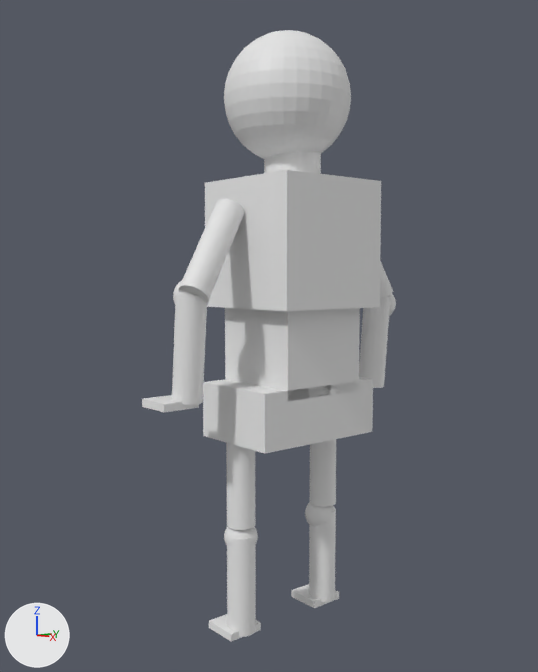
The Blender file Between The Lines/Assets/placeholderCharacter.blend: old version first, new version second.
One viewpoint serves both versions: a camera (50 mm lens) standing at (9.01, -8.12, 5.52) and looking at (-0.23, -0.29, 4.5). Lighting does not change. The marker at lower left points along +X, +Y and +Z.
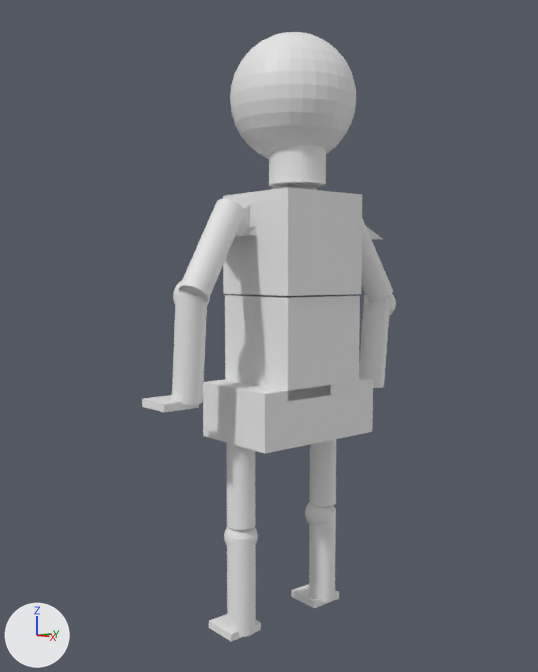
The change, as a list of edits to the scene's bpy script:
```text
Add me_cone:
    me_cone.from_pydata(...)  # 33 vertices, 33 faces; spans x -1.09..0.81, y -1.67..1.52, z -1.01..0.03
Change ob_cylinder:
    ob_cylinder.location: (0.03, -0.03, 7.36) -> (0.15, -0.03, 7.36)
Change ob_sphere:
    ob_sphere.location: (0.0, -0.11, 8.26) -> (0.0, 0.01, 8.26)
Change ob_cube:
    ob_cube.scale: (1.0, 1.0, 1.0) -> (0.79, 0.79, 0.79)
Add ob_cone:
    ob_cone = bpy.data.objects.new('Cone', me_cone)
    ob_cone.location = (-0.05, 0.11, 7.11)
```

Pixel boxes (x1, y1, x2, y2) of what changed, in the pictures (538 x 672 px):
'Cube', rescaled (21% narrower, 23% shorter): before (205, 170, 381, 311); after (223, 187, 362, 296)
'Sphere', moved: before (224, 30, 351, 159); after (230, 32, 356, 159)
'Cylinder', moved: before (264, 151, 321, 174); after (269, 145, 326, 188)
'Cone', added: after (235, 185, 383, 240)
